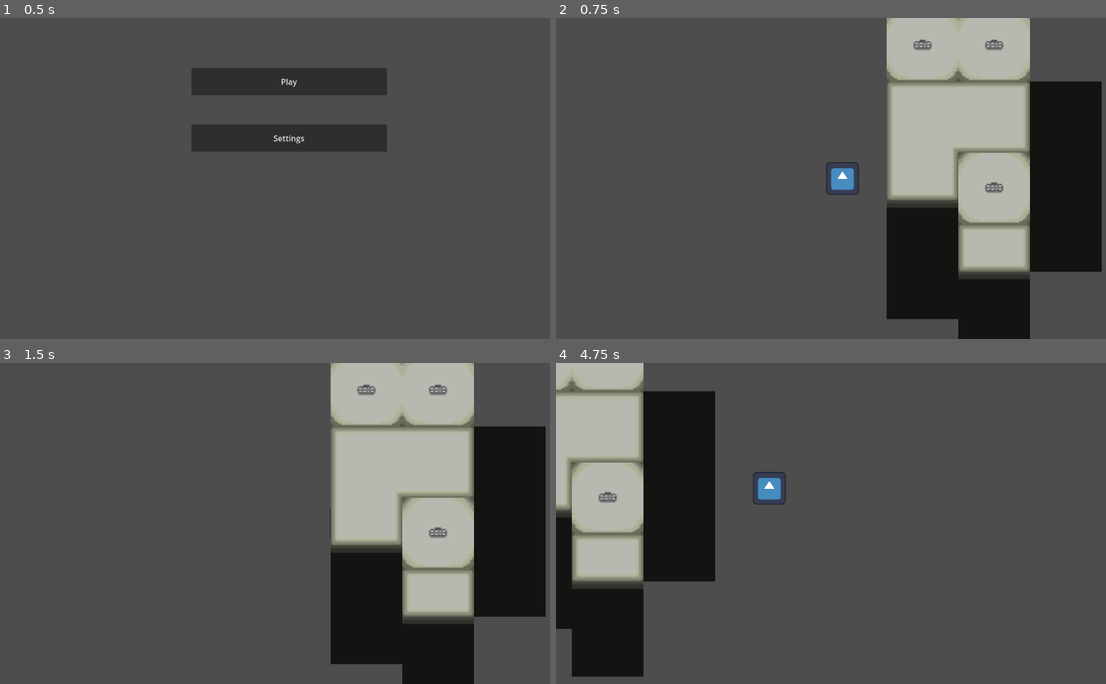
Above: before the commit, frames 1-4 (two rows, left to right).
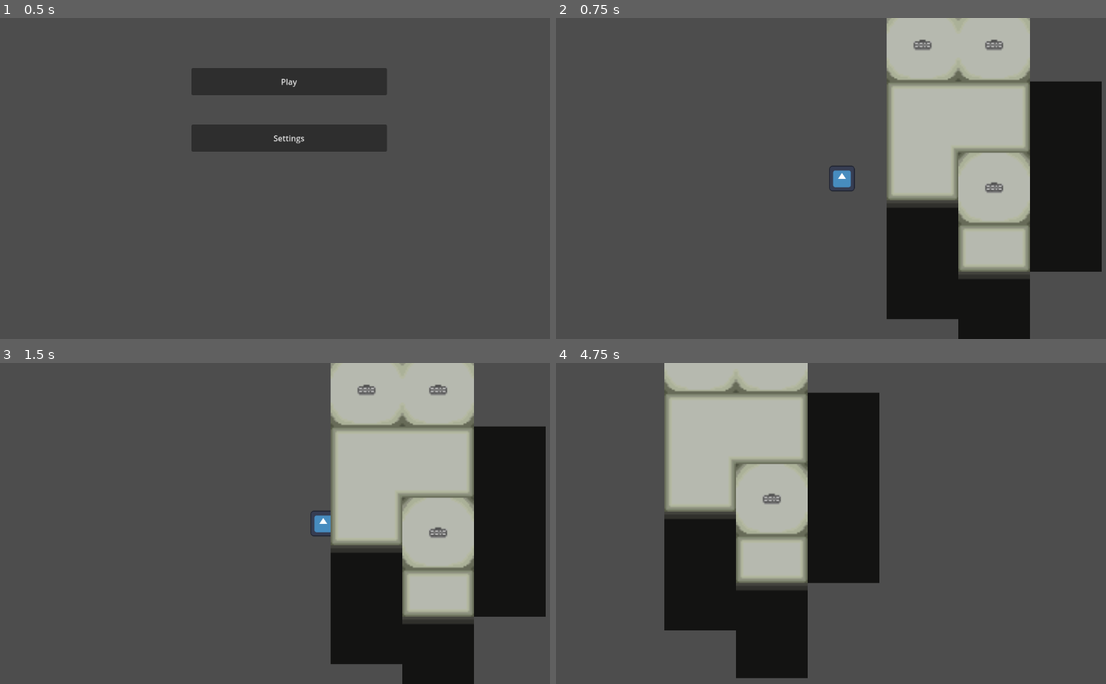
Above: after the commit, the same moments.

Repository: AWIX-studio/raiden_project
Game: Godot game, scene res://MainMenu.tscn
Same seed, same stepped clock (60 frames per second), same inputs: the game is played once before the commit and once after it. The project has no main scene, so this scene is started directly. The engine's default icon, where the game draws it, is replaced by a stand-in: a white triangle on a blue panel in a dark square.
Inputs:
- Up to frame 1 (0.5 s): no input
- Up to frame 2 (0.75 s): click "Play" at 0.5 s
- Up to frame 3 (1.5 s): tap Enter at 1.25 s; hold Right (ui_right) from 1.28 s (still down); hold Shift (sprint) from 1.28 s (still down)
- Up to frame 4 (4.75 s): release Right (ui_right) at 2.03 s; release Shift (sprint) at 2.03 s; hold Down (ui_down) 2.03-2.78 s; tap Shift (sprint) at 2.1, 3.6 s; hold Right (ui_right) 2.78-3.53 s; hold Shift (sprint) 2.78-3.53 s; hold Up (ui_up) 3.53-4.28 s; hold Left (ui_left) from 4.28 s (still down); hold Shift (sprint) from 4.28 s (still down)

Frame 1 is identical in both runs. In frame 2, 0.2% of the frame differs, in the area x 49-56%, y 44-56%; in frame 3, 0.2%; in frame 4, 46%, in the area x 0-59%, y 0-99%.

Commit message:
Squashed commit of the following:
commit a5bbe3d5e5dd4f9450c7b250668f7d425c19346d
Author: Slikek <god.boy13243546@gmail.com>
Date:   Tue May 21 00:41:39 2024 +0300

    Squashed commit of the following:

    commit 6a77eb549e21813a7861328d7645edf37d5945cd
    Author: FIXS <forixsins@gmail.com>
    Date:   Tue May 21 00:31:14 2024 +0300

        Node_Naming

        Именуйте, пожалуйста, все дочерние узлы, которые создадите.

    commit 06648cbb7a0068cde1c19fadadd2ea29ee546b20
    Author: FIXS <forixsins@gmail.com>
    Date:   Tue May 21 00:21:37 2024 +0300

        xD

    commit 3dc11d201a0c9d18a7d2a0f8bc2631aee3386350
    Author: Digital-Hurricane-of-Questions <98976392+Digital-Hurricane-of-Questions@users.noreply.github.com>
    Date:   Mon May 20 22:29:06 2024 +0200

        Create README.md

commit 87fed6872bdbff10cb42c46dfd7785e7373cd5fc
Author: Slikek <god.boy13243546@gmail.com>
Date:   Tue May 21 00:33:35 2024 +0300

    done

commit 22c576aa1a699bcd9e5cec3fa03ec0dc77761283
Author: Slikek <god.boy13243546@gmail.com>
Date:   Tue May 21 00:17:55 2024 +0300

    new player

Diff:
--- /dev/null
+++ b/node_2d.tscn
@@ -0,0 +1,60 @@
+[gd_scene load_steps=5 format=3 uid="uid://qevswcbjplgl"]
+
+[ext_resource type="PackedScene" uid="uid://bcyikfa7p0sho" path="res://player.tscn" id="1_fu408"]
+[ext_resource type="Texture2D" uid="uid://cxdor6xcay3ls" path="res://Sprites/Tiles/TilePack_Instruction.png" id="2_x8p65"]
+
+[sub_resource type="TileSetAtlasSource" id="TileSetAtlasSource_f36sv"]
+texture = ExtResource("2_x8p65")
+0:0/0 = 0
+0:0/0/physics_layer_0/linear_velocity = Vector2(0, 0)
+0:0/0/physics_layer_0/angular_velocity = 0.0
+1:0/0 = 0
+1:0/0/physics_layer_0/linear_velocity = Vector2(0, 0)
+1:0/0/physics_layer_0/angular_velocity = 0.0
+2:0/0 = 0
+2:0/0/physics_layer_0/linear_velocity = Vector2(0, 0)
+2:0/0/physics_layer_0/angular_velocity = 0.0
+3:0/0 = 0
+3:0/0/physics_layer_0/linear_velocity = Vector2(0, 0)
+3:0/0/physics_layer_0/angular_velocity = 0.0
+4:0/0 = 0
+4:0/0/physics_layer_0/linear_velocity = Vector2(0, 0)
+4:0/0/physics_layer_0/angular_velocity = 0.0
+5:0/0 = 0
+5:0/0/physics_layer_0/linear_velocity = Vector2(0, 0)
+5:0/0/physics_layer_0/angular_velocity = 0.0
+0:1/0 = 0
+0:1/0/physics_layer_0/linear_velocity = Vector2(0, 0)
+0:1/0/physics_layer_0/angular_velocity = 0.0
+1:1/0 = 0
+1:1/0/physics_layer_0/linear_velocity = Vector2(0, 0)
+1:1/0/physics_layer_0/angular_velocity = 0.0
+2:1/0 = 0
+2:1/0/physics_layer_0/linear_velocity = Vector2(0, 0)
+2:1/0/physics_layer_0/angular_velocity = 0.0
+3:1/0 = 0
+3:1/0/physics_layer_0/linear_velocity = Vector2(0, 0)
+3:1/0/physics_layer_0/angular_velocity = 0.0
+4:1/0 = 0
+4:1/0/physics_layer_0/linear_velocity = Vector2(0, 0)
+4:1/0/physics_layer_0/angular_velocity = 0.0
+4:1/0/physics_layer_0/polygon_0/points = PackedVector2Array(-7.5, -7.5, 7.5, -7.5, 7.5, 7.5, -7.5, 7.5)
+5:1/0 = 0
+5:1/0/physics_layer_0/linear_velocity = Vector2(0, 0)
+5:1/0/physics_layer_0/angular_velocity = 0.0
+
+[sub_resource type="TileSet" id="TileSet_hh76o"]
+tile_size = Vector2i(15, 15)
+physics_layer_0/collision_layer = 1
+sources/0 = SubResource("TileSetAtlasSource_f36sv")
+
+[node name="Node2D" type="Node2D"]
+
+[node name="TileMap" type="TileMap" parent="."]
+scale = Vector2(3, 3)
+tile_set = SubResource("TileSet_hh76o")
+format = 2
+layer_0/tile_data = PackedInt32Array(589835, 262144, 1, 655371, 262144, 1, 655372, 262144, 1, 720908, 262144, 1, 786444, 262144, 1, 786443, 262144, 1, 720907, 262144, 1, 655373, 262144, 1, 720909, 262144, 1, 589836, 262144, 1, 589834, 262144, 1, 655370, 262144, 1, 720906, 262144, 1, 786442, 262144, 1, 786445, 262144, 1)
+
+[node name="CharacterBody2D" parent="." instance=ExtResource("1_fu408")]
+position = Vector2(337, 367)
--- a/player.gd
+++ b/player.gd
@@ -1,4 +1,4 @@
-extends Area2D
+extends CharacterBody2D
 
 @export var speed = 250 # How fast the player will move (pixels/sec).
 
@@ -7,8 +7,8 @@
 	pass
 
 # Called every frame. 'delta' is the elapsed time since the previous frame.
-func _process(delta):
-	var velocity = Vector2.ZERO # The player's movement vector.
+func _process(_delta):
+	velocity = Vector2.ZERO # The player's movement vector.
 	if Input.is_action_pressed('ui_right'):
 		velocity.x += 1
 	if Input.is_action_pressed('ui_left'):
@@ -23,11 +23,4 @@
 		else:
 			velocity = velocity.normalized() * speed
 
-	position += velocity * delta
-
-
-
-
-
-func _on_area_entered(area):
-	get_tree().change_scene_to_file("res://node_2d.tscn")
+	move_and_slide()
--- a/player.tscn
+++ b/player.tscn
@@ -1,23 +1,23 @@
-[gd_scene load_steps=4 format=3 uid="uid://vs0a3g6suqgk"]
+[gd_scene load_steps=4 format=3 uid="uid://bcyikfa7p0sho"]
 
 [ext_resource type="Texture2D" uid="uid://gxd7611uguhk" path="res://icon.svg" id="1_0mxd3"]
 [ext_resource type="Script" path="res://player.gd" id="1_tuhye"]
 
-[sub_resource type="CapsuleShape2D" id="CapsuleShape2D_m6i75"]
-radius = 10.07
-height = 64.0
+[sub_resource type="CapsuleShape2D" id="CapsuleShape2D_tjroh"]
+radius = 6.0
+height = 46.0
 
-[node name="Area2D" type="Area2D"]
+[node name="CharacterBody2D" type="CharacterBody2D"]
 script = ExtResource("1_tuhye")
-speed = 400
 
 [node name="CollisionShape2D" type="CollisionShape2D" parent="."]
-position = Vector2(0, 21.93)
+position = Vector2(0, 18)
 rotation = 1.5708
-shape = SubResource("CapsuleShape2D_m6i75")
+shape = SubResource("CapsuleShape2D_tjroh")
 
 [node name="Icon" type="Sprite2D" parent="."]
-scale = Vector2(0.515625, 0.515625)
+position = Vector2(-1, 0)
+scale = Vector2(0.4, 0.4)
 texture = ExtResource("1_0mxd3")
 
 [node name="Camera2D" type="Camera2D" parent="."]
